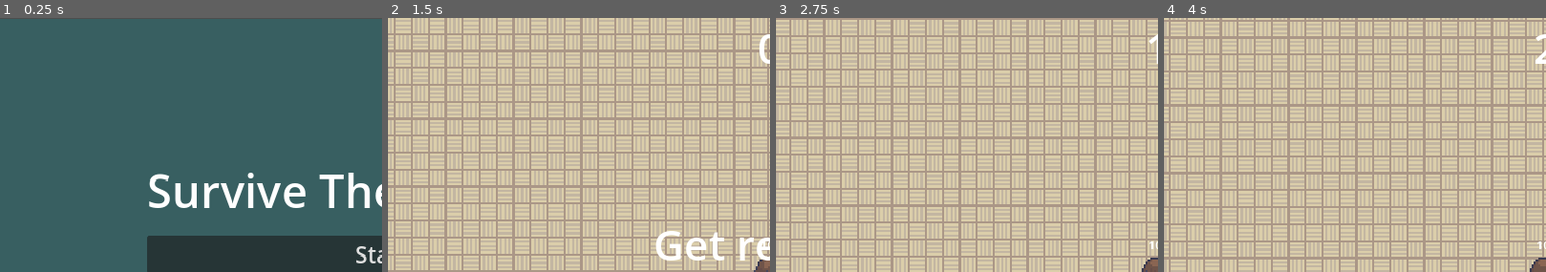
Above: before the commit, frames 1-4 (left to right).
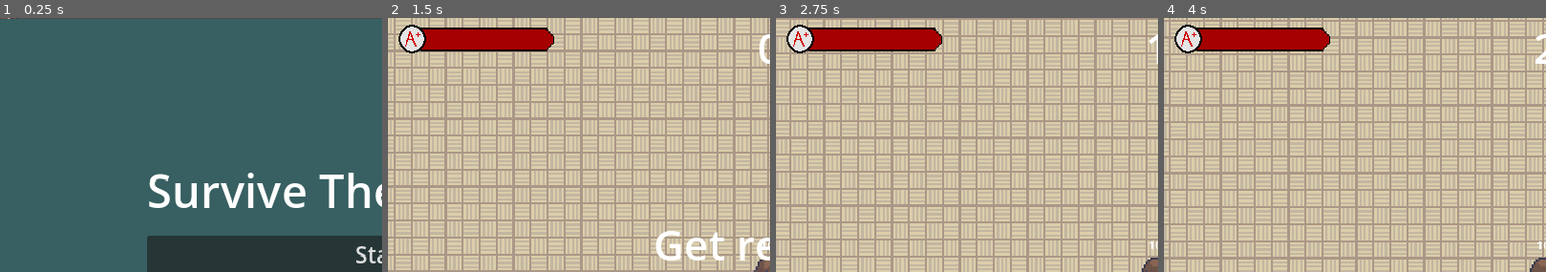
Above: after the commit, the same moments.

Repository: LimZiJia/SurviveTheSemester
Game: Godot game, scene res://gui/start_screen.tscn
Same seed, same stepped clock (60 frames per second), same inputs: the game is played once before the commit and once after it.
Inputs (mouse positions are % of the whole screen's width and height, from its top left):
- Up to frame 1 (0.25 s): no input
- Up to frame 2 (1.5 s): click "Start" at 0.5 s; tap Enter at 1.25 s; move the mouse to (72, 45) at 1.27 s; hold D (move_right) from 1.28 s (still down); tap Space (attack) at 1.35 s
- Up to frame 3 (2.75 s): move the mouse to (30, 55) at 2.02 s; release D (move_right) at 2.03 s; hold S (move_down) from 2.03 s (still down); tap Space (attack) at 2.1 s
- Up to frame 4 (4 s): move the mouse to (60, 28) at 2.77 s; release S (move_down) at 2.78 s; hold D (move_right) 2.78-3.53 s; tap Space (attack) at 2.85, 3.6 s; move the mouse to (45, 70) at 3.52 s; hold W (move_up) from 3.53 s (still down)
The pictures show only the part of the screen within x 0-50%, y 0-50%; the shares and areas given below are measured in that part.

The runs differ from the first frame. In frame 1, less than 0.1% of the frame differs, in the area x 0-5%, y 0-1%; in frame 2, 3.8%, in the area x 2-44%, y 2-14%; in frame 3, 3.8%; in frame 4, 3.8%.

Commit message:
status area
Maybe bugs like not in correct position when camera is limited and not being able to reset when player is freed

Diff:
--- a/characters/player/player.gd
+++ b/characters/player/player.gd
@@ -11,6 +11,8 @@
 
 var facing := SOUTH
 var is_damaged = false
+var max_health: float
+var health:float
 
 @onready var health_label := $HealthLabel as Label
 @onready var hurtbox := $HurtboxArea as HurtboxArea
@@ -22,6 +24,8 @@
 	hurtbox.dead.connect(_on_dead)
 	hurtbox.health_changed.connect(_on_health_changed)
 	health_label.text = str(int(hurtbox.health))
+	max_health = 100.0
+	health = 100.0
 
 func _physics_process(_delta: float) -> void:
 	# Movement
@@ -60,3 +64,4 @@
 	health_label.text = str(int(new_health))
 	await(get_tree().create_timer(0.15).timeout)
 	is_damaged = false
+	health = new_health
--- a/project.godot
+++ b/project.godot
@@ -20,6 +20,7 @@
 Events="*res://common/events.gd"
 SceneChanger="*res://common/scene_changer.gd"
 GameManager="*res://common/game_manager.gd"
+PlayerScene="*res://characters/player/player.tscn"
 
 [display]
 
--- /dev/null
+++ b/world/HealthBar.gd
@@ -0,0 +1,17 @@
+extends TextureProgressBar
+
+@onready var player := get_node("/root/PlayerScene")
+
+
+# Called when the node enters the scene tree for the first time.
+func _ready():
+	pass # Replace with function body.
+
+
+# Called every frame. 'delta' is the elapsed time since the previous frame.
+func _process(_delta):
+	player = get_node("/root/PlayerScene")
+	if player != null:
+		value = int((player.health / player.max_health) * 100)
+	else:
+		value = 0
--- /dev/null
+++ b/world/TextureRect.gd
@@ -0,0 +1,33 @@
+extends TextureRect
+var grade_arr:Array = [
+	preload("res://assets/A+.png"),
+	preload("res://assets/A.png"),
+	preload("res://assets/B.png"),
+	preload("res://assets/C.png"),
+	preload("res://assets/D.png"),
+	preload("res://assets/F.png")
+]
+
+@onready var player := get_node("/root/PlayerScene")
+
+# Called when the node enters the scene tree for the first time.
+func _ready():
+	pass # Replace with function body.
+
+
+# Called every frame. 'delta' is the elapsed time since the previous frame.
+func _process(delta):
+	if player != null:
+		var percent:int = int((player.health / player.max_health) * 100)
+		if (percent >= 90):
+			texture = grade_arr[0]
+		elif (percent >= 80):
+			texture = grade_arr[1]
+		elif (percent >= 70):
+			texture = grade_arr[2]
+		elif (percent >= 60):
+			texture = grade_arr[3]
+		elif (percent >= 50):
+			texture = grade_arr[4]
+		else:
+			texture = grade_arr[5]
--- /dev/null
+++ b/world/statuses.gd
@@ -0,0 +1,12 @@
+extends Node2D
+
+
+
+# Called when the node enters the scene tree for the first time.
+func _ready():
+	pass # Replace with function body.
+
+
+# Called every frame. 'delta' is the elapsed time since the previous frame.
+func _process(delta):
+	pass
--- /dev/null
+++ b/world/statuses.tscn
@@ -0,0 +1,41 @@
+[gd_scene load_steps=6 format=3 uid="uid://c0yiov5wr17i3"]
+
+[ext_resource type="Texture2D" uid="uid://g01b6w7s1ung" path="res://assets/under.png" id="1_3p1fe"]
+[ext_resource type="Texture2D" uid="uid://cu06ybyfsu3ql" path="res://assets/outer.png" id="2_nrb0x"]
+[ext_resource type="Texture2D" uid="uid://dlvh2wo76j3ld" path="res://assets/F.png" id="3_3oeo6"]
+[ext_resource type="Script" path="res://world/HealthBar.gd" id="3_xjp13"]
+[ext_resource type="Script" path="res://world/TextureRect.gd" id="5_p3lf0"]
+
+[node name="Statuses" type="Node2D"]
+
+[node name="HealthBar" type="TextureProgressBar" parent="."]
+offset_left = -82.0
+offset_top = -14.0
+offset_right = 118.0
+offset_bottom = 19.0
+value = 76.0
+nine_patch_stretch = true
+stretch_margin_left = 15
+stretch_margin_top = 15
+stretch_margin_right = 15
+stretch_margin_bottom = 15
+texture_under = ExtResource("1_3p1fe")
+texture_over = ExtResource("2_nrb0x")
+texture_progress = ExtResource("1_3p1fe")
+tint_under = Color(0.184314, 0.184314, 0.184314, 1)
+tint_over = Color(0, 0, 0, 1)
+tint_progress = Color(0.65098, 0, 0, 1)
+script = ExtResource("3_xjp13")
+
+[node name="TextureRect" type="TextureRect" parent="HealthBar"]
+layout_mode = 1
+anchors_preset = 4
+anchor_top = 0.5
+anchor_bottom = 0.5
+offset_left = -21.0
+offset_top = -21.0
+offset_right = 19.0
+offset_bottom = 19.0
+grow_vertical = 2
+texture = ExtResource("3_3oeo6")
+script = ExtResource("5_p3lf0")
--- a/world/world.tscn
+++ b/world/world.tscn
@@ -6,6 +6,7 @@
 [ext_resource type="Texture2D" uid="uid://si4gd7mdq6xp" path="res://assets/floors.png" id="3_diow0"]
 [ext_resource type="PackedScene" uid="uid://bcwsdtfx72kd0" path="res://controllers/wave_controller.tscn" id="3_mnirc"]
 [ext_resource type="PackedScene" uid="uid://dhp515vfrcvt6" path="res://gui/pause_menu.tscn" id="6_7j38u"]
+[ext_resource type="PackedScene" uid="uid://c0yiov5wr17i3" path="res://world/statuses.tscn" id="8_arout"]
 [ext_resource type="Texture2D" uid="uid://cnriifkwxrxma" path="res://assets/3d_walls.png" id="8_j0ykl"]
 
 [sub_resource type="TileMapPattern" id="TileMapPattern_3u73y"]
@@ -145,6 +146,9 @@
 limit_bottom = 733
 limit_smoothed = true
 
+[node name="Statuses" parent="Camera2D" instance=ExtResource("8_arout")]
+position = Vector2(-424, -332)
+
 [node name="Player" parent="." instance=ExtResource("1_63u67")]
 
 [node name="RemoteTransform2D" type="RemoteTransform2D" parent="Player"]
Binary file added: assets/A+.png
Not shown, added: assets/A+.png.import
Binary file added: assets/A.png
Not shown, added: assets/A.png.import
Binary file added: assets/B.png
Not shown, added: assets/B.png.import
Binary file added: assets/C.png
Not shown, added: assets/C.png.import
Binary file added: assets/D.png
Not shown, added: assets/D.png.import
Binary file added: assets/Empty.png
Not shown, added: assets/Empty.png.import
(and 7 more such lines)
